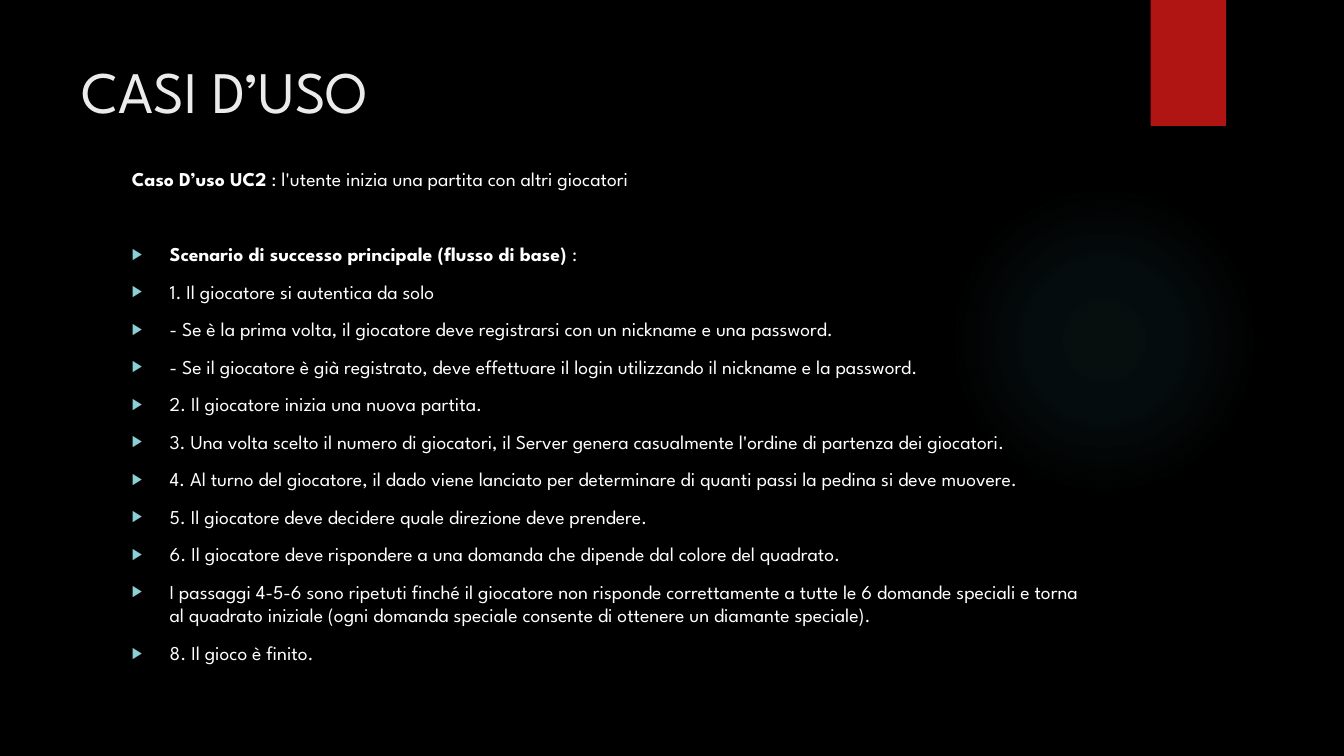
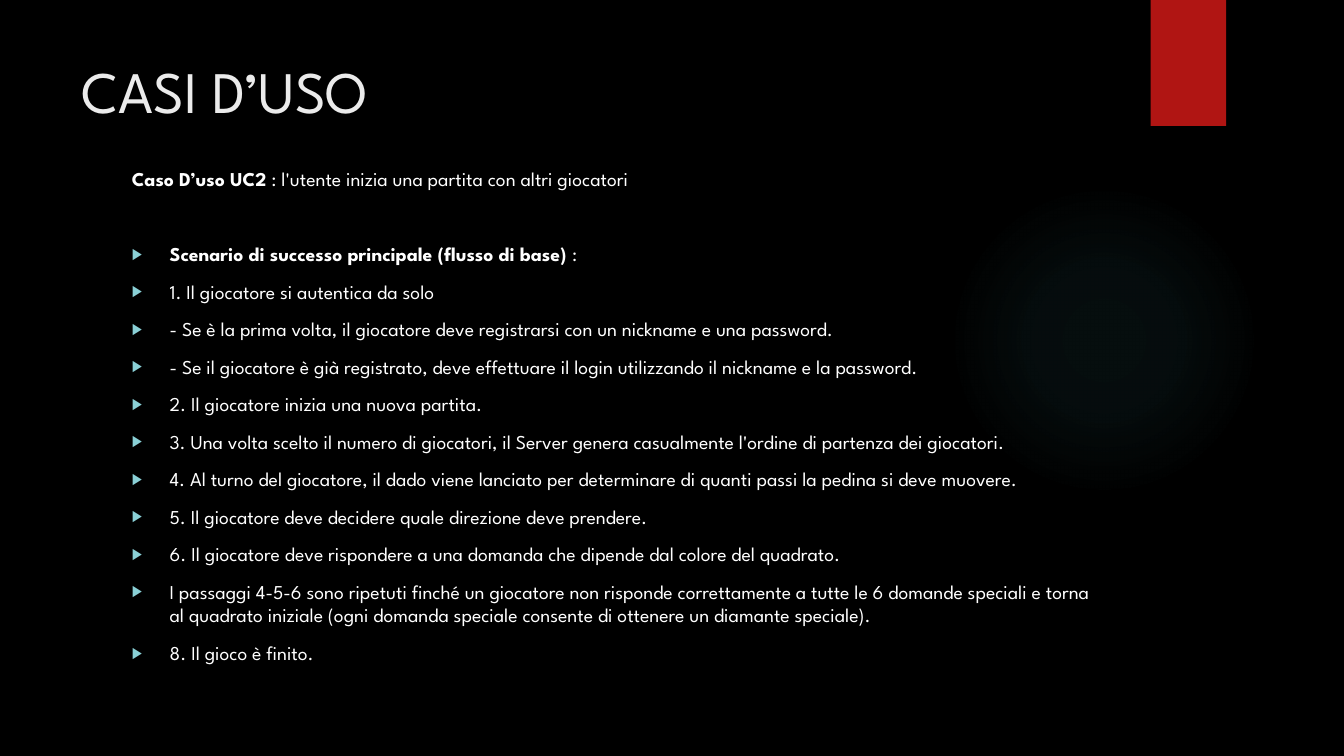
Before and after one commit to simoneminerva96/Progetto-B18, a slide deck: slide 9 of modelliUml/PRESENTAZIONE.pptx. Drawn at 1344x756 pixels with LibreOffice and Linux fonts; fonts in the diff are those of the drawing; background and template pictures are left out. Boxes give left, top, right and bottom in pixels: in the first picture for what was removed or moved away, otherwise in the second. Text is boxed around its words. In the diff, an @@ line names an element or a change of style, - is before the commit and + after.

```diff
--- a/modelliUml/PRESENTAZIONE.pptx
+++ b/modelliUml/PRESENTAZIONE.pptx
@@ text at (x1=170, y1=585, x2=1089, y2=627): text changed @@
-▶ I passaggi 4-5-6 sono ripetuti finché il giocatore non risponde correttamente a tutte le 6 domande speciali e torna al quadrato iniziale (ogni domanda speciale consente di ottenere un diamante speciale).
+▶ I passaggi 4-5-6 sono ripetuti finché un giocatore non risponde correttamente a tutte le 6 domande speciali e torna al quadrato iniziale (ogni domanda speciale consente di ottenere un diamante speciale).
```
Also in this commit, not shown: 1 other slide changed, 1 other file.
